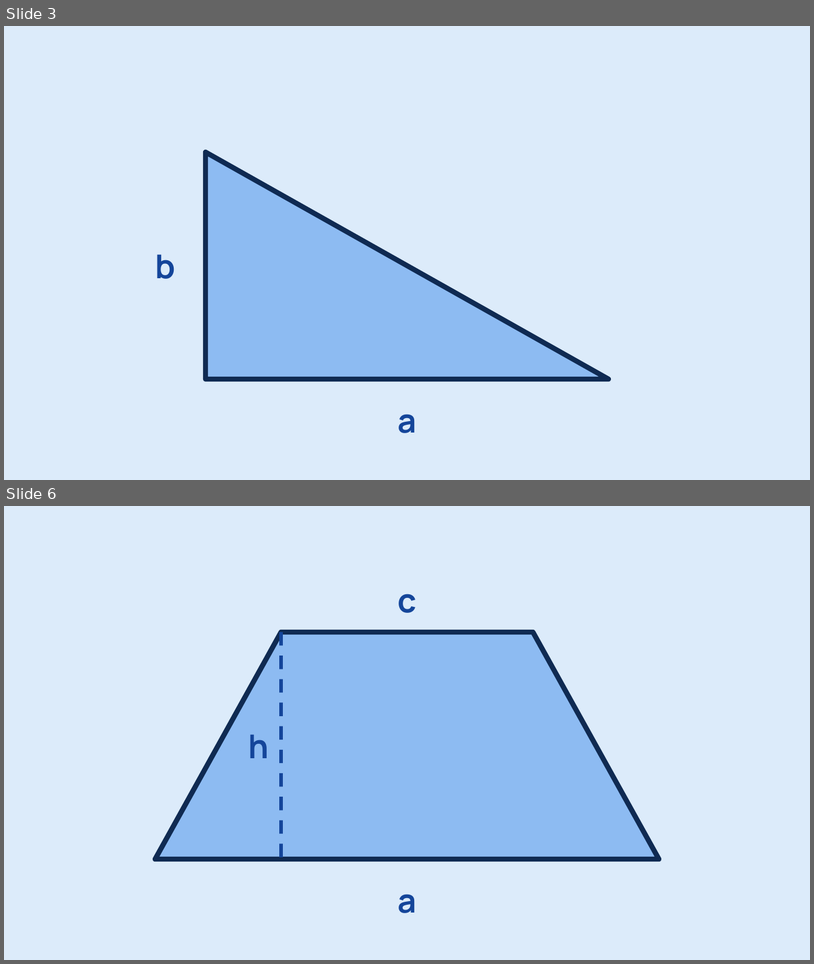
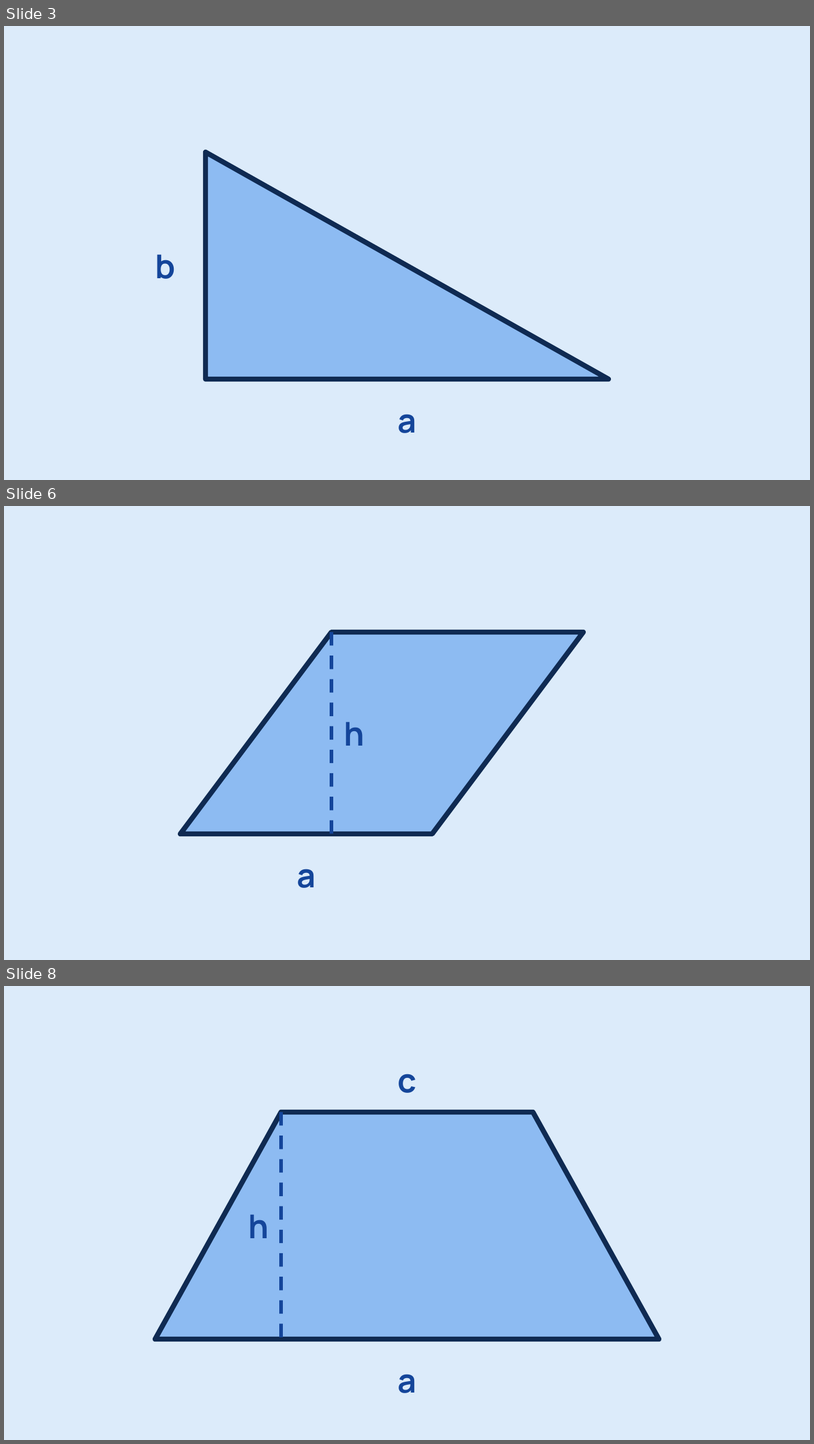
Before and after one commit to arminheske/claudecloud, a slide deck: videoslides/flaecheninhalt-formen.pptx. Shown one above the other, each under a label of ours: slides 3 and 6 before the commit, slides 3, 6 and 8 after it; the slides between them are not shown. The pictures are 814x964 and 814x1444 pixels, drawn with LibreOffice and Linux fonts; fonts in the diff are those of the drawing. Boxes give left, top, right and bottom in pixels: in the first picture for what was removed or moved away, otherwise in the second. Text is boxed around its words. In the diff, an @@ line names an element or a change of style, - is before the commit and + after.

```diff
--- a/videoslides/flaecheninhalt-formen.pptx
+++ b/videoslides/flaecheninhalt-formen.pptx
@@ slide 6 added at <box>4,506,810,960</box>, background #DCEBFA @@
@@ freeform shape added at <box>180,632,584,833</box>, fill #8DBBF2, outline #0F2A52 6 pt @@
@@ line added from (332, 632) to (332, 834), #14459A 4 pt dashed @@
@@ text added at <box>344,722,365,745</box>, 39 pt, text #14459A, bold @@
+h
@@ text added at <box>297,868,315,888</box>, 39 pt, text #14459A, bold @@
+a
@@ what was slide 6 is now slide 8 @@
```
Also in this commit, not shown: 2 slides changed, 3 other slides added, 28 other files.
